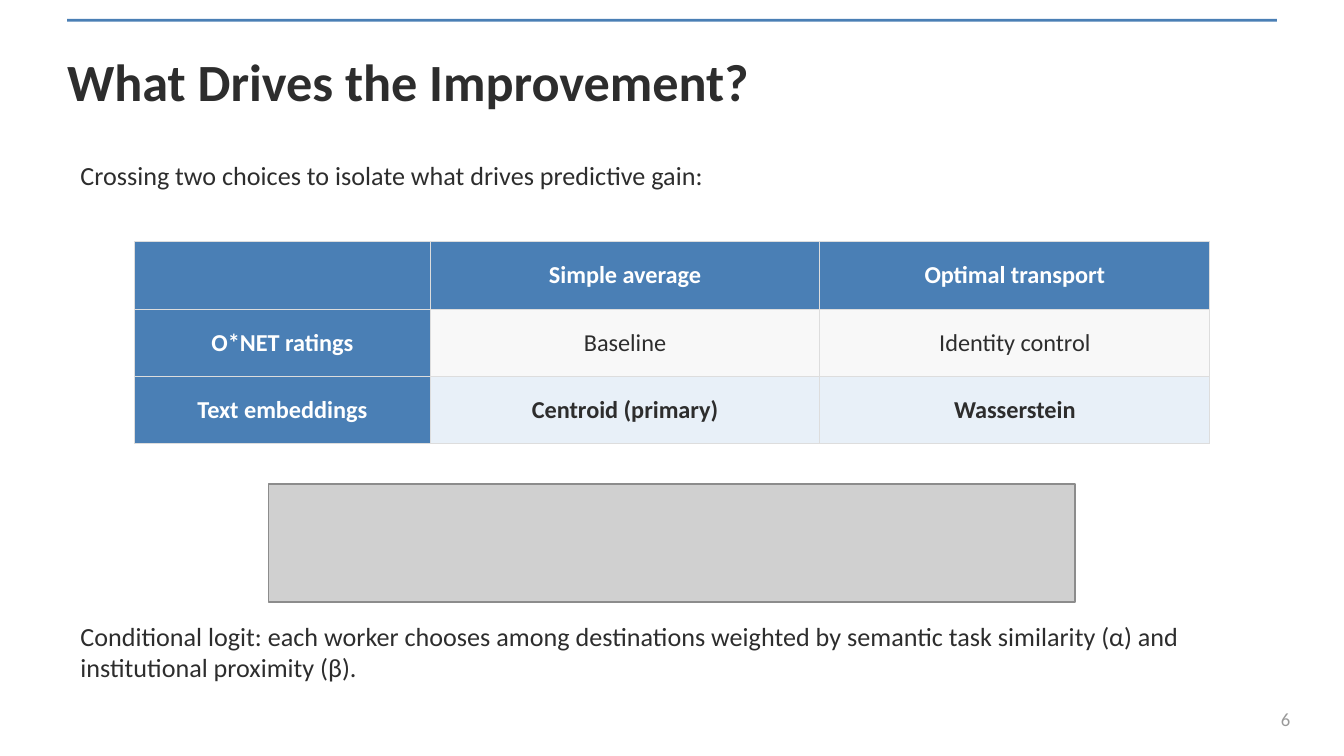
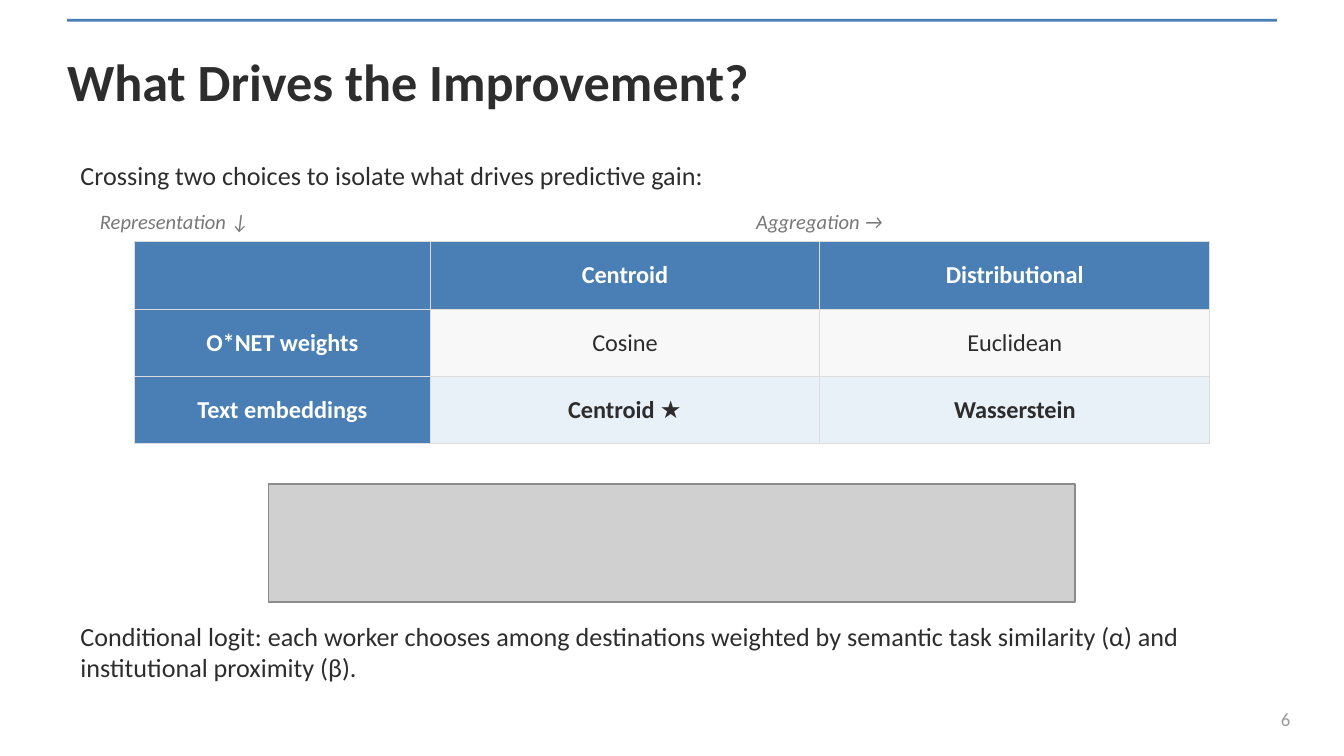
Before and after one commit to spencer2718/task-space-model, a slide deck: slide 6 of writing/presentation/task_embeddings_deck.pptx. Drawn at 1344x756 pixels with LibreOffice and Linux fonts; fonts in the diff are those of the drawing; grey boxes stand for pictures. Boxes give left, top, right and bottom in pixels: in the first picture for what was removed or moved away, otherwise in the second. Text is boxed around its words. In the diff, an @@ line names an element or a change of style, - is before the commit and + after.

```diff
--- a/writing/presentation/task_embeddings_deck.pptx
+++ b/writing/presentation/task_embeddings_deck.pptx
@@ text added at (x1=100, y1=215, x2=226, y2=233), 11 pt, text #777777, italic @@
+Representation ↓
@@ text added at (x1=756, y1=215, x2=860, y2=233), 11 pt, text #777777, italic @@
+Aggregation →
@@ table at (x1=134, y1=242, x2=1210, y2=484) @@
-row 1, column 2: Simple average
+row 1, column 2: Centroid
-row 1, column 3: Optimal transport
+row 1, column 3: Distributional
-row 2: O*NET ratings | Baseline | Identity control
+row 2: O*NET weights | Cosine | Euclidean
-row 3, column 2: Centroid (primary)
+row 3, column 2: Centroid ★
```
Also in this commit, not shown: 1 other slide changed, 7 other files.
